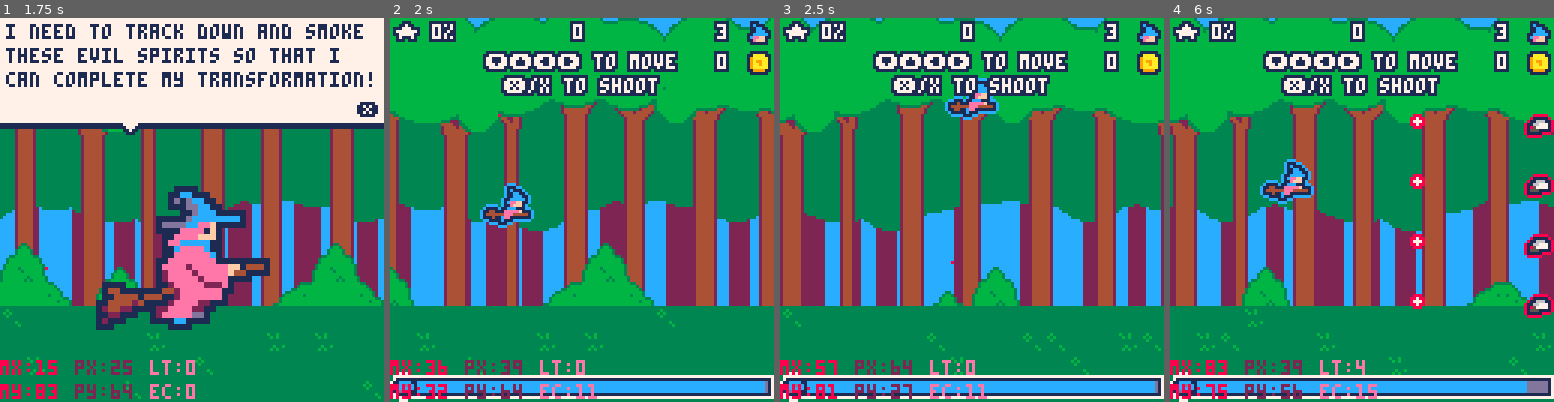
Above: before the commit, frames 1-4 (left to right).
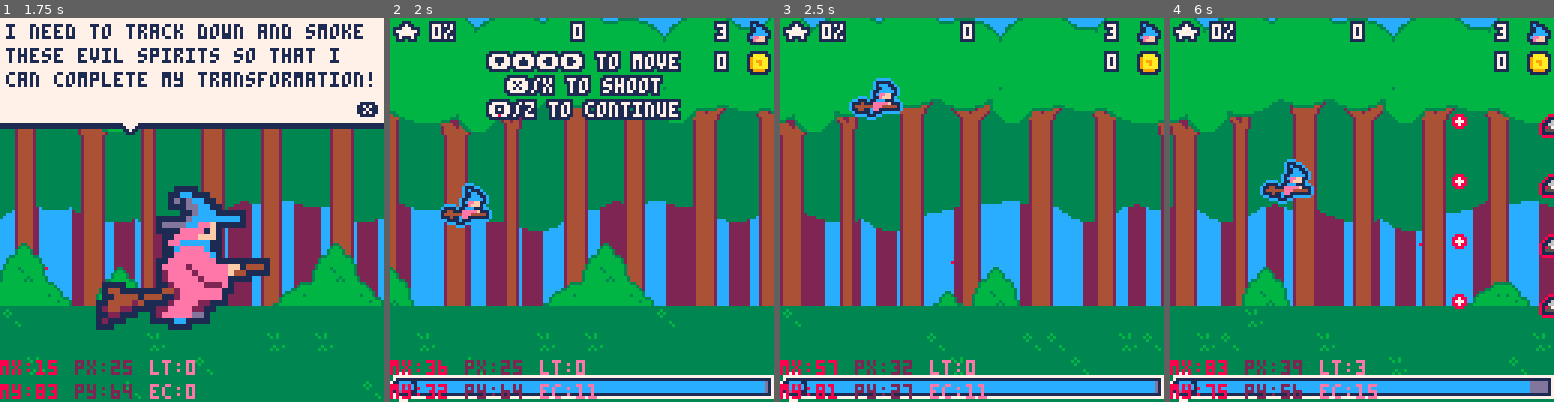
Above: after the commit, the same moments.

Repository: roseblack02/pico8-witch_blaster
Game: PICO-8 cartridge witch_blaster.p8
The game is run twice, just before and just after one commit, with the same random seed, the same clock (stepped at 60 frames per second) and the same inputs.
Inputs (mouse positions are in pixels of both pictures, inside the frame that each line leads up to):
- Up to frame 1 (1.75 s): tap X (X key) at 0.33, 1.07 s; click (280, 121) at 0.67 s; tap O (Z key) at 0.7, 1.7 s; click (46, 267) at 1.22 s; hold Right from 1.6 s (still down)
- Up to frame 2 (2 s): keep holding Right; click (497, 114) at 1.77 s; tap X (X key) at 1.85 s
- Up to frame 3 (2.5 s): release Right at 2.1 s; tap O (Z key) at 2.1 s; hold Up 2.15-2.42 s; click (952, 259) at 2.32 s; hold Right from 2.47 s (still down)
- Up to frame 4 (6 s): tap O (Z key) every 0.4 s from 2.5 to 5.7 s; click (1404, 106) at 2.87 s; tap X (X key) at 2.97, 4.08, 5.2 s; release Right at 3.03 s; hold Left 3.08-3.58 s; click (1465, 256) at 3.42 s; hold Down 3.63-3.97 s; click (1231, 102) at 3.97 s; hold Right 4.02-4.68 s; click (1292, 248) at 4.52 s; hold Up 4.73-5.03 s; click (1354, 94) at 5.07 s; hold Left 5.08-5.68 s; click (1419, 244) at 5.62 s; hold Down from 5.73 s (still down)

Frame 1 is identical in both runs. In frame 2, 6.6% of the frame differs, in the area x 13-76%, y 8-93%; in frame 3, 6.1%; in frame 4, 7.1%, in the area x 24-100%, y 8-98%.

Commit message:
game now pauses during tutorial stage for each tutorial text

Diff:
--- a/levels.lua
+++ b/levels.lua
@@ -4,12 +4,12 @@
 						{375,24},{375,44},{375,84},{375,104}},
 				worms={{305,94},{325,104},{345,114}}
 			},
-		wave2={flies={{300,34},{320,34},{340,34},{300,94},{270,5094},{340,94},
-						{480,44},{500,44},{520,44},{480,74},{500,74},{520,74},},
-				worms={{270,104},{300,104},{330,114},{360,114}}
+		wave2={flies={{350,34},{370,34},{390,34},{350,94},{320,5094},{390,94},
+						{530,44},{550,44},{570,44},{530,74},{550,74},{570,74},},
+				worms={{320,104},{350,104},{380,114},{410,114}}
 			},
-		wave3={gulls={{330,38},{330,70},{330,102},
-						{460,38},{460,70},{460,102}}
+		wave3={gulls={{430,38},{430,70},{430,102},
+						{560,38},{560,70},{560,102}}
 			}
 		}
 
--- a/witch_blaster.p8
+++ b/witch_blaster.p8
@@ -53,6 +53,9 @@
 	level_clear=false
 	death_colour={7,7}
 	message=""
+
+	--tutorial info
+	pause,tutorial_state,tutorial_text=false,1,{{"⬇️⬆️⬅️➡️ to move","❎/x to shoot","🅾️/z to continue"},{"your estrogen is","always draining","watch the bar below","enemies and pills fill it up","🅾️/z to continue"},{"enemies drop pills,","magic, coins, and","random powerups","🅾️/z to continue"},{"blast using 🅾️/z","when magic is at 100%","🅾️/z to continue"}}
 
 	--store
 	blink_timer=0
@@ -424,20 +427,23 @@
 
 function update_game()
 	--update objects
-	local enemy
-	for enemy in all(enemy_objs)do
-		enemy:update()
-	end
-	local bullet
-	for bullet in all(bullet_objs)do
-		bullet:update()
-	end
-	local pickup
-	for pickup in all(pickup_objs)do
-		pickup:update()
-	end
-
-	if(not player.dead)player:update()
+	--dont update if paused during tutorial
+	if not pause then
+		local enemy
+		for enemy in all(enemy_objs)do
+			enemy:update()
+		end
+		local bullet
+		for bullet in all(bullet_objs)do
+			bullet:update()
+		end
+		local pickup
+		for pickup in all(pickup_objs)do
+			pickup:update()
+		end
+
+		if(not player.dead)player:update()
+	end
 
 	--side scrolling
 	map_x+=map_speed
@@ -447,11 +453,19 @@
 	front_tree_x-=front_speed
 	if (front_tree_x<-127) front_tree_x=0
 
+	--tutorial
+	if level==1 then
+		--pause game and set which tutorial text to display
+		if(level_timer==0 or (level_timer>9 and level_timer<9+(1/60)) or (level_timer>22 and level_timer<22+(1/60)) or (level_timer>39 and level_timer<39+(1/60))) pause=true
+
+		if(pause and btnp(4)) pause=false tutorial_state+=1
+	end
+
 	--load waves
 	--load wave based on timer
 	if not level_clear then
 		--count level timer
-		level_timer+=(1/60)
+		if(not pause)level_timer+=(1/60)
 
 		if level_timer<15 and wave1 then
 			--spawn
@@ -473,6 +487,10 @@
 		end
 	end
 
+	--wave text counter
+	if (text_wave>59) text_wave=0
+	text_wave+=1
+
 	--controls for death screen
 	if player.dead then
 		if(btnp(2)) option=1
@@ -489,10 +507,6 @@
 		end
 	end
 
-	--wave text counter
-	if (text_wave>59) text_wave=0
-	text_wave+=1
-
 	--death menu
 	--flash button prompts
 	if(frame>30) text_flash=7 else text_flash=12
@@ -555,7 +569,7 @@
 
 	--powerup
 	--dont show powerup text during tutorial
-	if(level>1) outlined_text(player.powerup,64-(#player.powerup*2)-1,12,7,1)
+	if(level>1) outlined_text(player.powerup,63-(#player.powerup*2),12,7,1)
 
 	--lives
 	outlined_text(player.lives,109,2,7,1)
@@ -608,7 +622,7 @@
 
 	--tutorial text
 	if level==1 and not level_clear then
-		if(level_timer<6) outlined_text("⬇️⬆️⬅️➡️ to move",32,12,7,1) outlined_text("❎/x to shoot",38,20,7,1)
+		--[[if(level_timer<6) outlined_text("⬇️⬆️⬅️➡️ to move",32,12,7,1) outlined_text("❎/x to shoot",38,20,7,1)
 
 		if(level_timer>6 and level_timer<14) outlined_text("your estrogen is",32,12,7,1) outlined_text("always draining",34,20,7,1) outlined_text("watch the bar below",28,28,7,1)
 		if(level_timer>14 and level_timer<22) outlined_text("you will lose a life",26,12,7,1) outlined_text("when it is empty",36,20,7,1)
@@ -616,7 +630,17 @@
 
 		if(level_timer>29 and level_timer<37) outlined_text("enemies drop pills,",28,12,7,1) outlined_text("magic, coins, and",30,20,7,1) outlined_text("random powerups",34,28,7,1)
 
-		if(level_timer>37 and level_timer<44) outlined_text("blast using 🅾️/z",32,12,7,1) outlined_text("when magic is at 100%",20,20,7,1)
+		if(level_timer>37 and level_timer<44) outlined_text("blast using 🅾️/z",32,12,7,1) outlined_text("when magic is at 100%",20,20,7,1)]]--
+	end
+
+	if pause then
+		--loop through lines of tutorial text and display them
+		for i=1,#tutorial_text[tutorial_state] do
+			--offset used due to multiple symbols in the first line of the first text
+			local offset=0
+			if(i==1 and tutorial_state==1) offset=6 else offset=0
+			outlined_text(tutorial_text[tutorial_state][i],63-offset-(#tutorial_text[tutorial_state][i]*2),4+i*8,7,1)
+		end
 	end
 end
 
